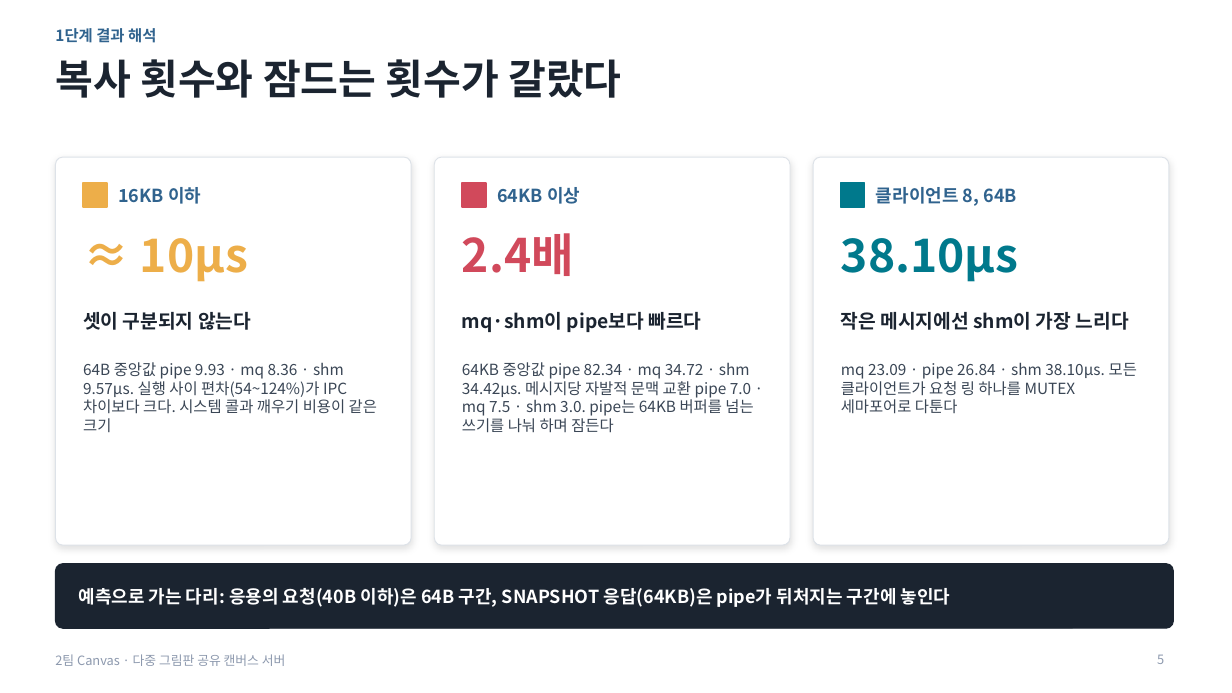
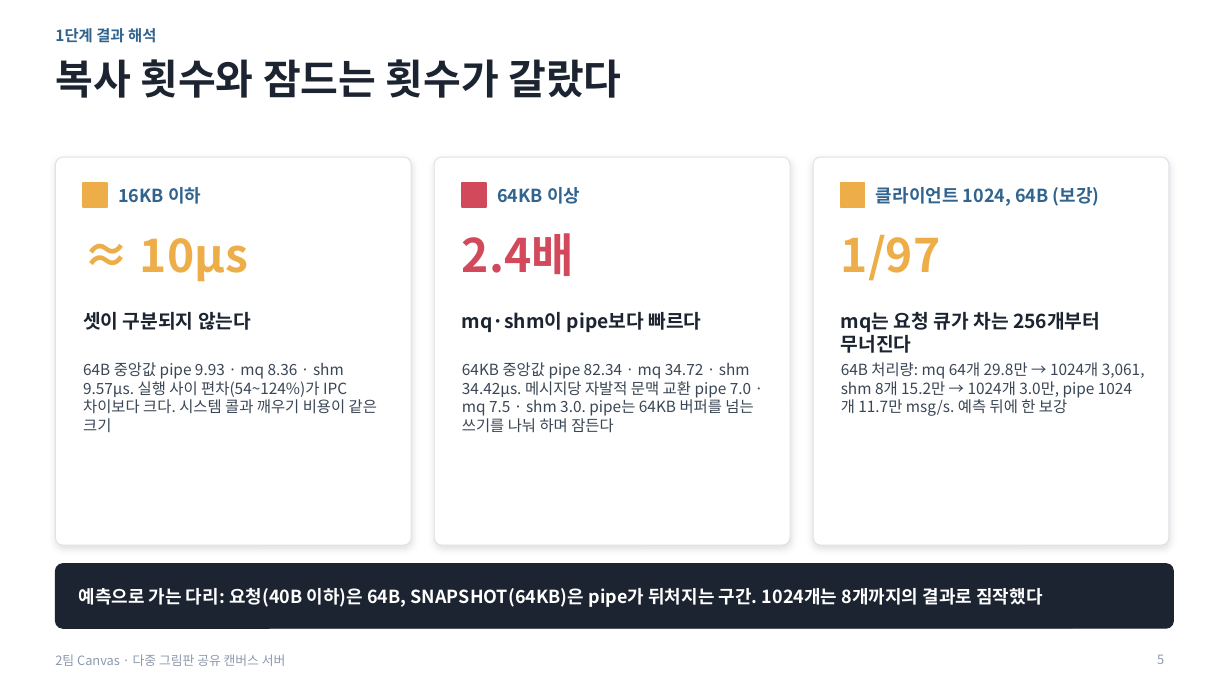
Before and after one commit to unix-ipc-canvas/canvas, a slide deck: slide 5 of docs/submission/발표자료.pptx. Drawn at 1232x693 pixels with LibreOffice and Linux fonts; fonts in the diff are those of the drawing. Boxes give left, top, right and bottom in pixels: in the first picture for what was removed or moved away, otherwise in the second. Text is boxed around its words. In the diff, an @@ line names an element or a change of style, - is before the commit and + after.

Commit message:
docs: 최종보고서·별책·발표자료·대본에 1단계 보강(클라이언트 1~1024)을 반영
보고서 2.2~2.4절(보강 조건, 그림과 표, 해석), 3.3절, 6.4절 원인 (1)·(2)의 확인 3, 7장 일정, 8.1절 배운 점, 8.2절 AI가 틀린 사례와 코드 결함, 9장 대화 기록과 부록 표. 발표자료 1단계 두 장과 판정·결론 노트, 투입 시간. Refs #87

```diff
--- a/docs/submission/발표자료.pptx
+++ b/docs/submission/발표자료.pptx
@@ rectangle at [841, 183, 865, 207]: fill #00798C to #EDAE49; outline #00798C 1 pt to #EDAE49 1 pt @@
@@ text at [876, 187, 1100, 206]: text changed @@
-클라이언트 8, 64B
+클라이언트 1024, 64B (보강)
@@ text at [841, 234, 941, 281]: text changed; text colour #00798C to #EDAE49 @@
-38.10µs
+1/97
@@ text at [841, 312, 1100, 353]: text changed @@
-작은 메시지에선 shm이 가장 느리다
+mq는 요청 큐가 차는 256개부터 무너진다
@@ text at [841, 362, 1145, 416]: text changed @@
-mq 23.09 · pipe 26.84 · shm 38.10µs. 모든 클라이언트가 요청 링 하나를 MUTEX 세마포어로 다툰다
+64B 처리량: mq 64개 29.8만 → 1024개 3,061, shm 8개 15.2만 → 1024개 3.0만, pipe 1024개 11.7만 msg/s. 예측 뒤에 한 보강
@@ text at [79, 588, 1042, 607]: text changed @@
-예측으로 가는 다리: 응용의 요청(40B 이하)은 64B 구간, SNAPSHOT 응답(64KB)은 pipe가 뒤처지는 구간에 놓인다
+예측으로 가는 다리: 요청(40B 이하)은 64B, SNAPSHOT(64KB)은 pipe가 뒤처지는 구간. 1024개는 8개까지의 결과로 짐작했다
```
Also in this commit, not shown: 3 other slides changed, 3 other files.
